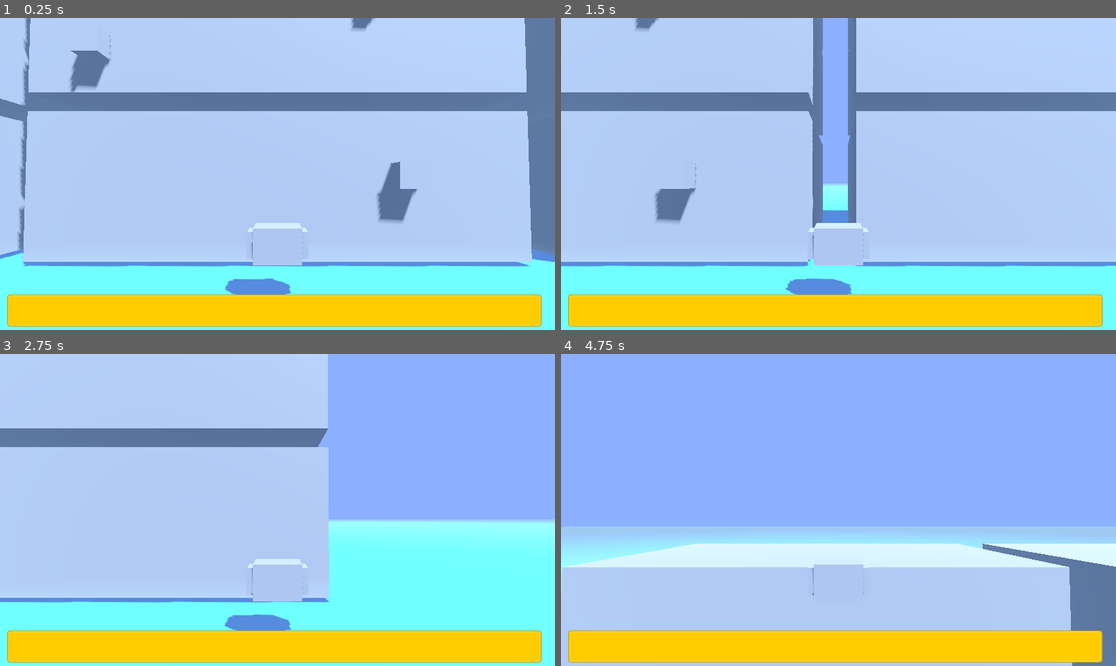
Above: before the commit, frames 1-4 (two rows, left to right).
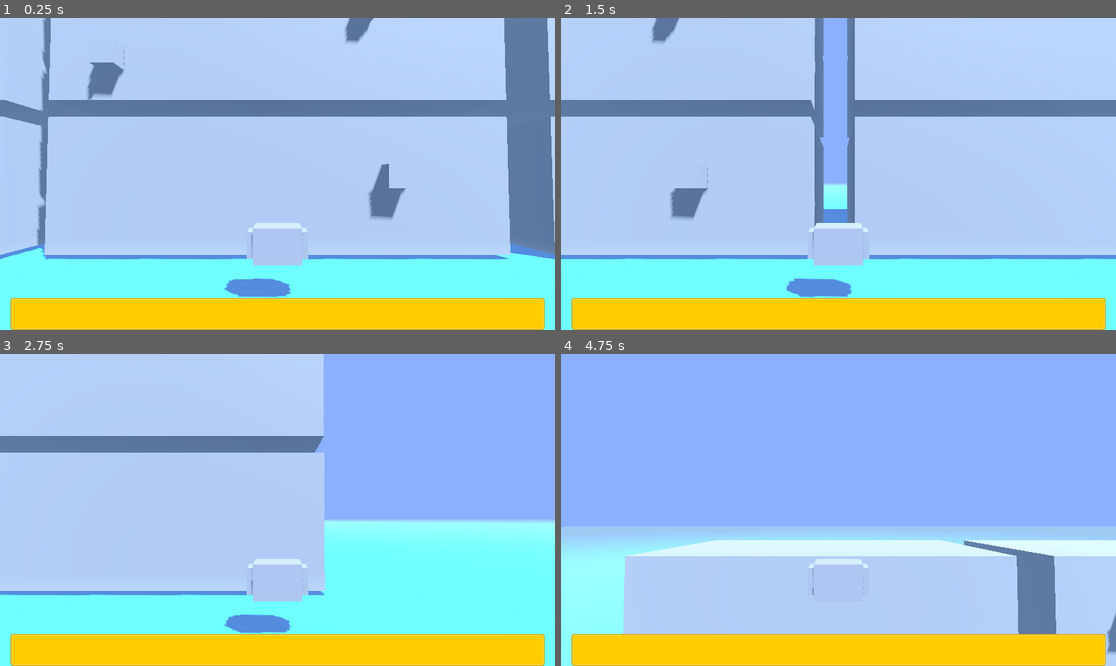
Above: after the commit, the same moments.

Repository: LenasTeapot/Recycler
Game: Godot game, scene res://Scenes/Main.tscn
Two runs of this game, one before a commit and one after it. Both use one fixed random seed, a clock stepped at 60 frames per second and the inputs below.
Inputs (mouse positions are in pixels of both pictures, inside the frame that each line leads up to):
- Up to frame 1 (0.25 s): no input
- Up to frame 2 (1.5 s): tap Enter (Select) at 0.5, 0.6 s; move the mouse to (960, 158) at 0.52 s; hold D (Right) 0.53-1.28 s; move the mouse to (727, 189) at 1.27 s; hold Down (Down) from 1.28 s (still down); tap Shift (Sprint) at 1.35 s
- Up to frame 3 (2.75 s): tap Space at 2 s; move the mouse to (333, 441) at 2.02 s; release Down (Down) at 2.03 s; hold D (Right) from 2.03 s (still down); tap Enter (Select) at 2.1 s
- Up to frame 4 (4.75 s): move the mouse to (810, 572) at 2.77 s; release D (Right) at 2.78 s; hold Up (Up) 2.78-3.53 s; tap Shift (Sprint) at 2.85, 4.35 s; move the mouse to (1005, 556) at 3.52 s; hold Left (Left) from 3.53 s (still down); tap Enter (Select) at 3.6 s; move the mouse to (672, 463) at 4.27 s

The runs differ from the first frame. In frame 1, 17% of the frame differs, in the area x 0-100%, y 0-100%; in frame 2, 12%; in frame 3, 8.2%; in frame 4, 13%.

Commit message:
Adding slope path, game manager

Diff:
--- a/Recycler/Resources/Interaction.tres
+++ b/Recycler/Resources/Interaction.tres
@@ -9,8 +9,8 @@
 
 [resource]
 script = ExtResource("1_ftuwf")
-identity = "Test"
-button_label = "Test Action"
+identity = "Cat"
+button_label = "Pet the Cat"
 repeatable = true
 max_repeats = -1
 hide_on_complete = false
--- a/Recycler/Scenes/Building.tscn
+++ b/Recycler/Scenes/Building.tscn
@@ -34,7 +34,7 @@
 [sub_resource type="Resource" id="Resource_xxn41"]
 script = ExtResource("2_gaags")
 identity = "Temp Resource"
-button_label = "Test Temp Res"
+button_label = "Scrap Test"
 repeatable = false
 max_repeats = 0
 hide_on_complete = false
--- a/Recycler/Scenes/Main.tscn
+++ b/Recycler/Scenes/Main.tscn
@@ -1,5 +1,6 @@
-[gd_scene load_steps=12 format=3 uid="uid://cbdtpmwajox4l"]
+[gd_scene load_steps=14 format=3 uid="uid://cbdtpmwajox4l"]
 
+[ext_resource type="Script" path="res://Scripts/GameManager.gd" id="1_32ug3"]
 [ext_resource type="PackedScene" uid="uid://du0fsi2mhwtl6" path="res://Scenes/Building.tscn" id="1_x1kyp"]
 [ext_resource type="PackedScene" uid="uid://cgwyhdkm3jtdd" path="res://Scenes/Vehicle.tscn" id="2_32wy5"]
 [ext_resource type="PackedScene" uid="uid://bm4m78xu4hut5" path="res://Scenes/Building_Blank.tscn" id="2_ms54r"]
@@ -40,7 +41,15 @@
 [sub_resource type="CameraAttributesPractical" id="CameraAttributesPractical_b6cod"]
 dof_blur_far_distance = 20.0
 
-[node name="Node3D" type="Node3D"]
+[sub_resource type="Curve3D" id="Curve3D_dfgtn"]
+_data = {
+"points": PackedVector3Array(0, 0, 0, 0, 0, 0, 0, 0, 0, 0, 0, 0, 0, 0, 0, -2.17, 26.855, 0),
+"tilts": PackedFloat32Array(0, 0)
+}
+point_count = 2
+
+[node name="Main" type="Node3D"]
+script = ExtResource("1_32ug3")
 
 [node name="BuildingB" parent="." instance=ExtResource("1_x1kyp")]
 transform = Transform3D(1, 0, 0, 0, 1, 0, 0, 0, 1, 0, 5, 0)
@@ -78,11 +87,20 @@
 
 [node name="Canvas_Inventory" parent="." instance=ExtResource("4_36l3p")]
 
-[node name="Vehicle" parent="." instance=ExtResource("2_32wy5")]
+[node name="Vehicle" parent="." node_paths=PackedStringArray("path") instance=ExtResource("2_32wy5")]
 transform = Transform3D(1.31134e-07, 0, -0.999996, 0, 1, 0, 0.999996, 0, 1.31134e-07, -7.77165, 0, 1.0001)
+path = NodePath("../Path3D2/PathFollow3D")
 
 [node name="Camera3D" type="Camera3D" parent="Vehicle"]
 transform = Transform3D(1, -4.44089e-16, 0, 0, 0.999475, -0.0323875, 1.42109e-14, 0.0323876, 0.999479, 1.19209e-07, 1.76016, 7.99087)
 attributes = SubResource("CameraAttributesPractical_b6cod")
 current = true
 fov = 60.0
+
+[node name="Path3D2" type="Path3D" parent="."]
+transform = Transform3D(1, 0, 0, 0, 1, 0, 0, 0, 1, -8.7537, 0, 0)
+curve = SubResource("Curve3D_dfgtn")
+
+[node name="PathFollow3D" type="PathFollow3D" parent="Path3D2"]
+transform = Transform3D(-4.37114e-08, 0.996751, 0.0805409, 0, 0.0805409, -0.996751, -1, -4.35694e-08, -3.52055e-09, -0.106531, 1.31838, 0)
+progress = 1.32316
--- a/Recycler/Scenes/canvas_inventory.tscn
+++ b/Recycler/Scenes/canvas_inventory.tscn
@@ -8,10 +8,16 @@
 script = ExtResource("1_v0qj2")
 
 [node name="Panel" type="Panel" parent="."]
-offset_left = 15.0
-offset_top = 574.0
-offset_right = 1124.0
-offset_bottom = 641.0
+anchors_preset = 7
+anchor_left = 0.5
+anchor_top = 1.0
+anchor_right = 0.5
+anchor_bottom = 1.0
+offset_left = -554.5
+offset_top = -67.0
+offset_right = 554.5
+grow_horizontal = 2
+grow_vertical = 0
 theme = ExtResource("2_wh0ct")
 
 [node name="MarginContainer" type="MarginContainer" parent="Panel"]
--- /dev/null
+++ b/Recycler/Scripts/GameManager.gd
@@ -0,0 +1,5 @@
+extends Node3D
+
+func _input(event):
+	if Input.is_action_just_pressed("Quit"):
+		get_tree().quit()
--- a/Recycler/Scripts/UI_Manager.gd
+++ b/Recycler/Scripts/UI_Manager.gd
@@ -7,6 +7,7 @@
 	Events.connect("ui_open", _on_ui_open)
 	Events.connect("ui_close", _on_ui_close)
 	Events.connect("select_ui", _on_select)
+
 
 func _on_ui_open(node):
 	if node:
--- a/Recycler/Scripts/VehicleController.gd
+++ b/Recycler/Scripts/VehicleController.gd
@@ -1,10 +1,13 @@
 extends Node3D
 
+@export var path : PathFollow3D
+
+var x_offset: float = 0
 var y_offset: float = 0
-var x_offset: float = 0
+var z_offset: float = 0
 
 var Y_MINMAX = Vector2(0, 25)
-var X_MINMAX = Vector2(-30, 30)
+var Z_MINMAX = Vector2(-30, 30)
 var up_speed: float = 0.25
 var side_speed: float = 0.25
 
@@ -17,14 +20,18 @@
 	if Input.is_action_pressed("Down"):
 		y_offset -= 1 * up_speed
 	if Input.is_action_pressed("Left"):
-		x_offset -= 1 * side_speed
+		z_offset -= 1 * side_speed
 	if Input.is_action_pressed("Right"):
-		x_offset += 1 * side_speed
+		z_offset += 1 * side_speed
 	if Input.is_action_just_pressed("Select"):
 		Events.emit_signal("select_ui")
 
 	y_offset = clamp(y_offset, Y_MINMAX.x, Y_MINMAX.y)
 	position.y = y_offset
 
-	x_offset = clamp(x_offset, X_MINMAX.x, X_MINMAX.y)
-	position.z = x_offset
+	z_offset = clamp(z_offset, Z_MINMAX.x, Z_MINMAX.y)
+	position.z = z_offset
+
+	path.progress_ratio = y_offset / Y_MINMAX.y
+	x_offset = path.global_position.x
+	position.x = x_offset
--- a/Recycler/project.godot
+++ b/Recycler/project.godot
@@ -56,3 +56,8 @@
 "events": [Object(InputEventKey,"resource_local_to_scene":false,"resource_name":"","device":-1,"window_id":0,"alt_press …(182 unchanged characters)…
 ]
 }
+Quit={
+"deadzone": 0.5,
+"events": [Object(InputEventKey,"resource_local_to_scene":false,"resource_name":"","device":-1,"window_id":0,"alt_pressed":false,"shift_pressed":false,"ctrl_pressed":false,"meta_pressed":false,"pressed":false,"keycode":0,"physical_keycode":4194305,"key_label":0,"unicode":0,"echo":false,"script":null)
+]
+}
Not shown: 6 places in Recycler/Scenes/Building.tscn that only renumber resources
